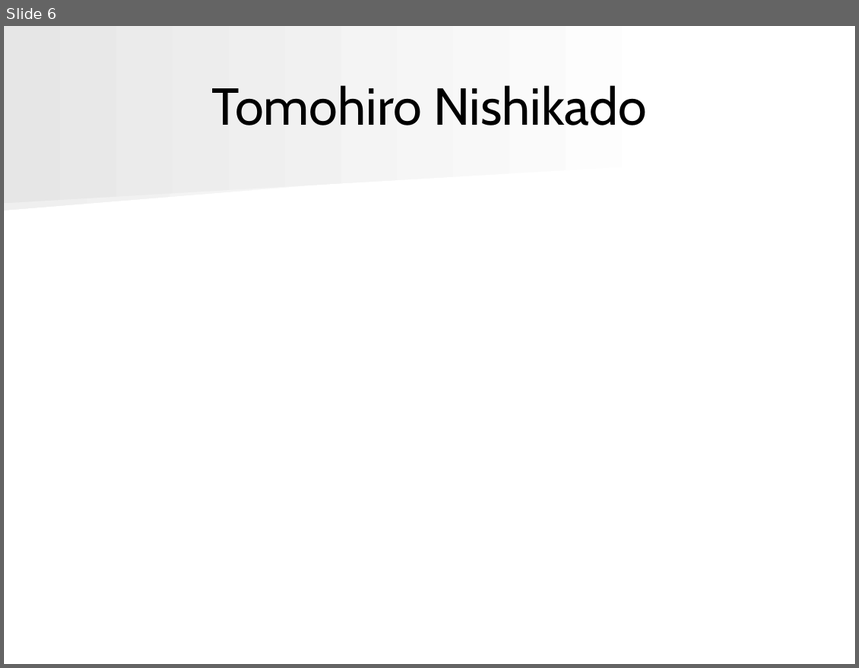
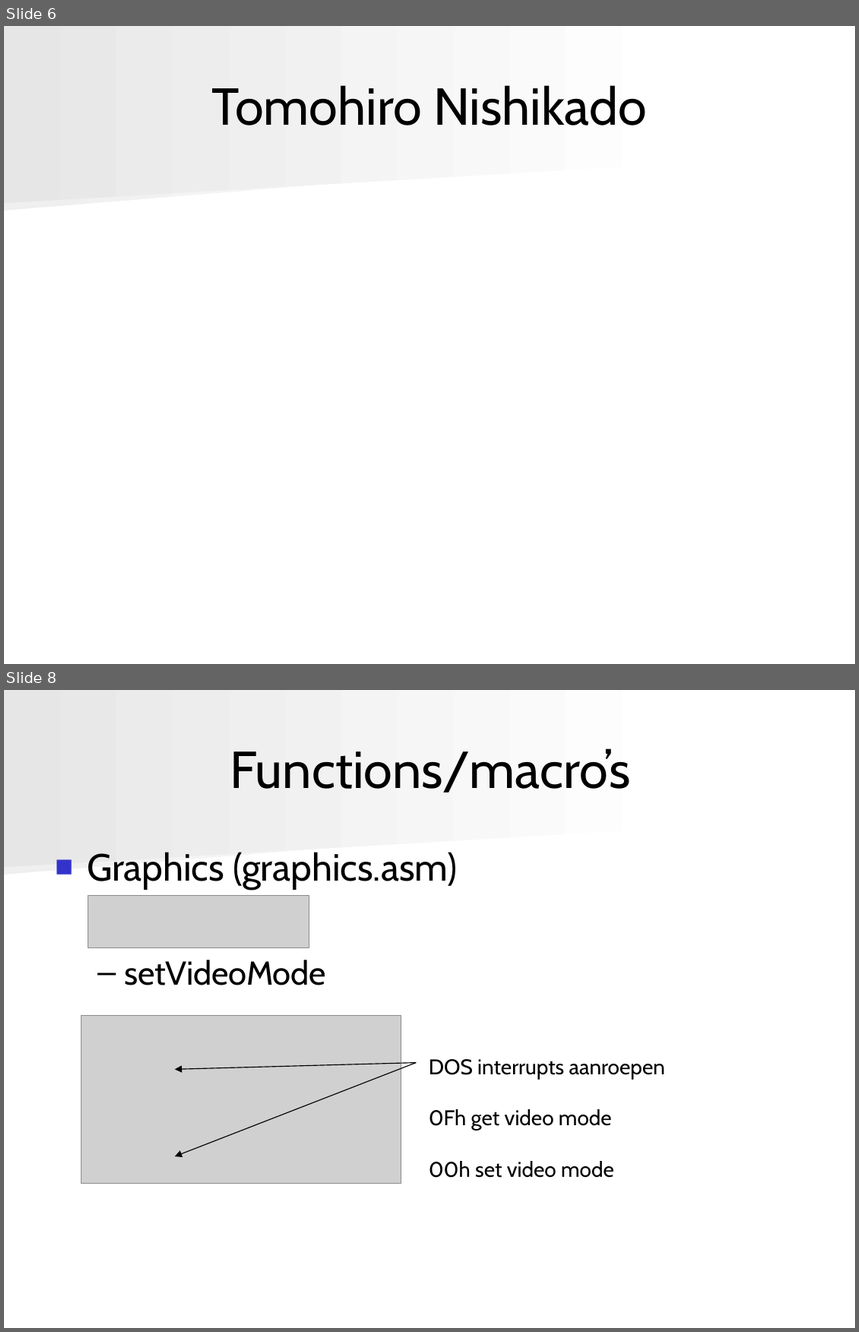
Before and after one commit to angryzor/space_invaders_8086, a slide deck: Presentatie.ppt. Shown one above the other, each under a label of ours: slide 6 before the commit, slides 6 and 8 after it; the slides between them are not shown. The pictures are 859x668 and 859x1332 pixels, drawn with LibreOffice and Linux fonts; fonts in the diff are those of the drawing; grey boxes stand for pictures. Boxes give left, top, right and bottom in pixels: in the first picture for what was removed or moved away, otherwise in the second. Text is boxed around its words. In the diff, an @@ line names an element or a change of style, - is before the commit and + after.

```diff
--- a/Presentatie.ppt
+++ b/Presentatie.ppt
@@ slide 8 added at (x1=4, y1=690, x2=855, y2=1328), background #FFFFFF; not listed: 2 template elements that a slide beside it also shows @@
@@ title added at (x1=230, y1=749, x2=631, y2=793), 44 pt, text #000000 @@
+Functions/macro’s
@@ text added at (x1=87, y1=852, x2=457, y2=986), 32 pt, text #000000 @@
+■ Graphics (graphics.asm)
+  – setVideoMode
@@ picture added at (x1=88, y1=895, x2=309, y2=948) @@
@@ picture added at (x1=81, y1=1016, x2=401, y2=1184) @@
@@ arrow added from (416, 1063) to (175, 1070), #000000 0.74 pt @@
@@ arrow added from (416, 1063) to (175, 1157), #000000 0.74 pt @@
@@ text added at (x1=429, y1=1059, x2=665, y2=1178), 18 pt, text #000000 @@
+DOS interrupts aanroepen
+0Fh get video mode
+00h set video mode
```
Also in this commit, not shown: 9 other slides added, 3 slides removed, 1 other file.
